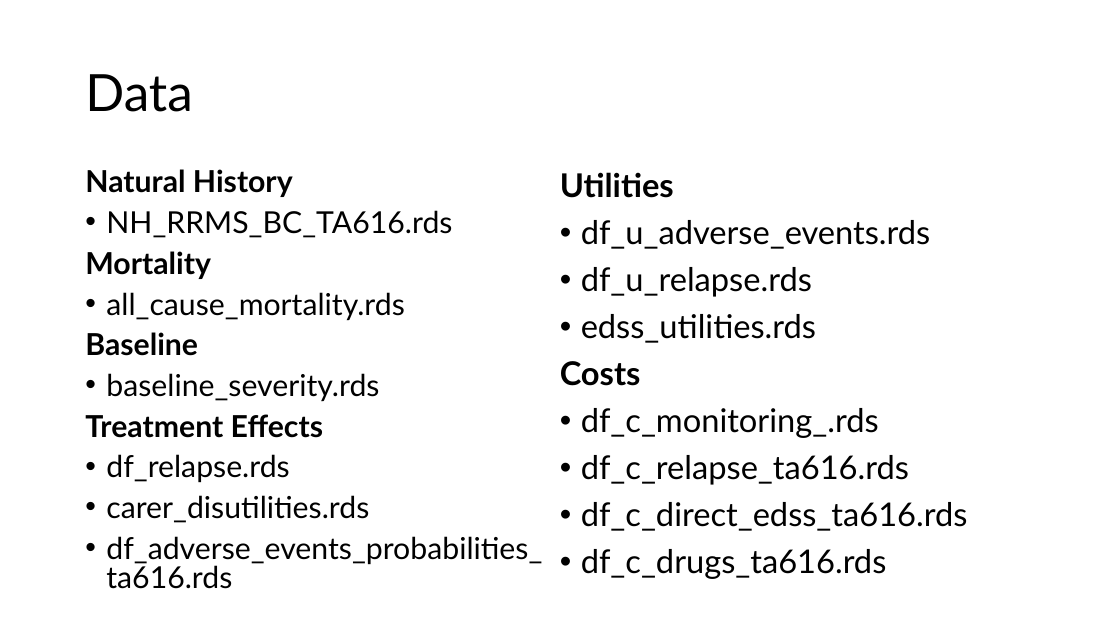
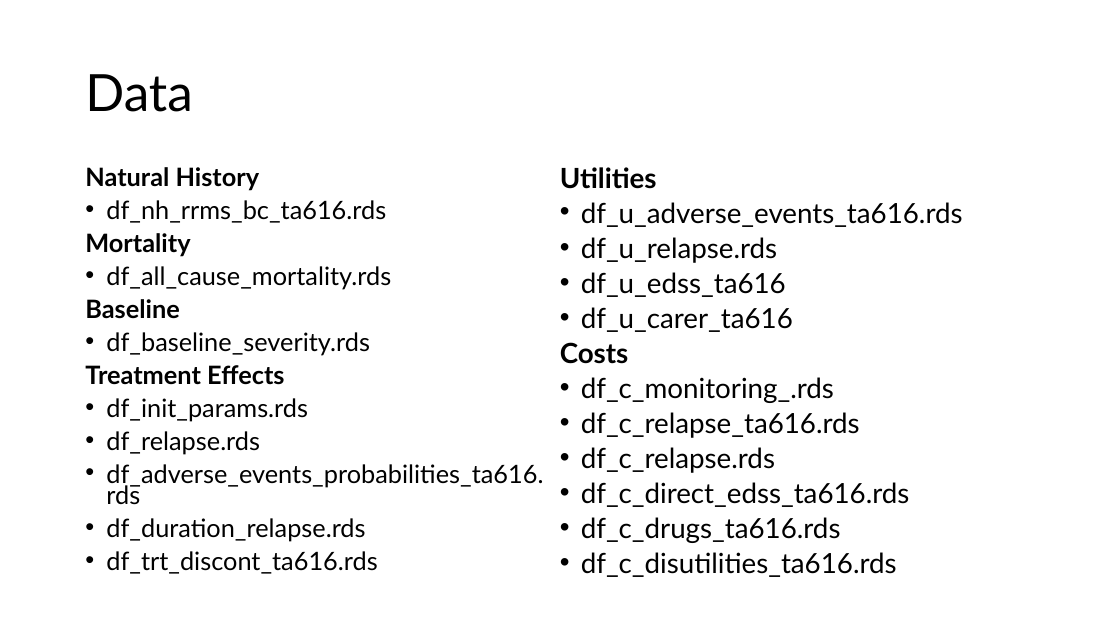
Before and after one commit to daysNmake/msdes, a slide deck: slide 4 of file structure.pptx. Drawn at 1120x630 pixels with LibreOffice and Linux fonts; fonts in the diff are those of the drawing. Boxes give left, top, right and bottom in pixels: in the first picture for what was removed or moved away, otherwise in the second. Text is boxed around its words. In the diff, an @@ line names an element or a change of style, - is before the commit and + after.

Commit message:
dummy data upload complete.

```diff
--- a/file structure.pptx
+++ b/file structure.pptx
@@ text at [85, 167, 543, 505]: size 25.9 to 21.7 pt in "Natural History", "Mortality", "Baseline", "Treatment Effects" and 2 more places; line spacing 0.8 to 0.7 @@
@@ text at [560, 167, 910, 543]: size 28 to 23.8 pt in "Utilities", "df_u_relapse.rds", "Costs", "df_c_monitoring_.rds" and 3 more places; line spacing 0.9 to 0.7 @@
@@ text at [106, 200, 386, 223]: text changed; size 25.9 to 21.7 pt @@
-• NH_RRMS_BC_TA616.rds
+• df_nh_rrms_bc_ta616.rds
@@ text at [581, 202, 963, 227]: text changed; size 28 to 23.8 pt @@
-• df_u_adverse_events.rds
+• df_u_adverse_events_ta616.rds
@@ text at [106, 266, 391, 290]: text changed; size 25.9 to 21.7 pt @@
-• all_cause_mortality.rds
+• df_all_cause_mortality.rds
@@ text at [581, 272, 793, 332]: text changed; size 28 to 23.8 pt @@
-• edss_utilities.rds
+• df_u_edss_ta616
+• df_u_carer_ta616
@@ text at [106, 332, 370, 355]: text changed; size 25.9 to 21.7 pt @@
-• baseline_severity.rds
+• df_baseline_severity.rds
@@ text at [106, 398, 308, 421]: paragraph added @@
+• df_init_params.rds
@@ text at [581, 447, 775, 473]: paragraph added @@
+• df_c_relapse.rds
@@ text at [106, 495, 369, 523]: paragraph removed @@
-• carer_disutilities.rds
@@ text at [106, 518, 377, 574]: paragraphs added @@
+• df_duration_relapse.rds
+• df_trt_discont_ta616.rds
@@ text at [581, 552, 897, 577]: paragraph added @@
+• df_c_disutilities_ta616.rds
```
Also in this commit, not shown: 21 other files.
